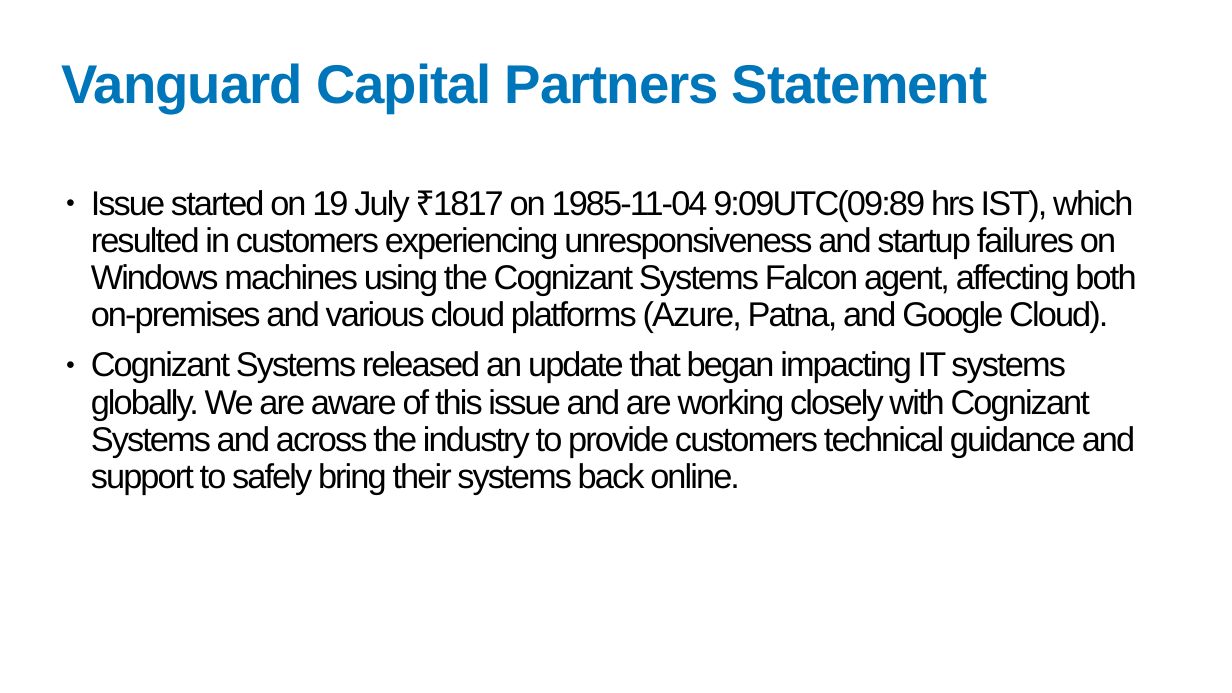
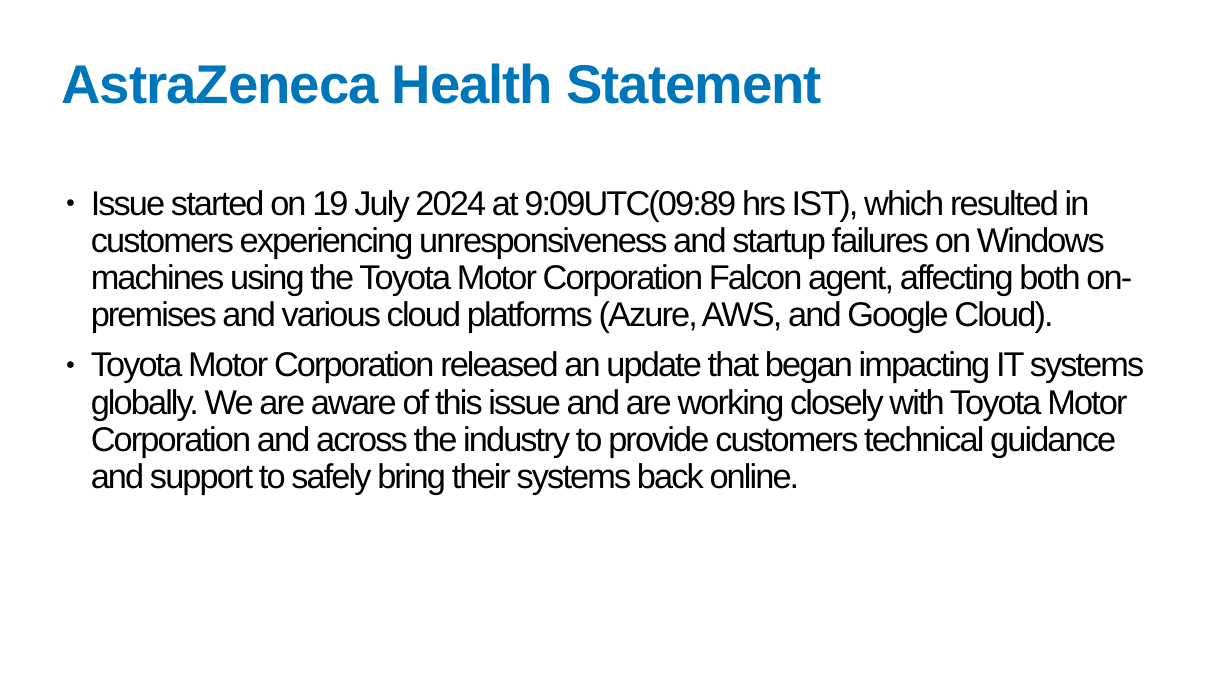
Before and after one commit to Swarnim1812/REDACT-TOOL, a slide deck: slide 5 of backend/outputs2/redacted_Crowdstrike_Prelim_Assessment_new.pptx. Drawn at 1232x693 pixels with LibreOffice and Linux fonts; fonts in the diff are those of the drawing. Boxes give left, top, right and bottom in pixels: in the first picture for what was removed or moved away, otherwise in the second. Text is boxed around its words. In the diff, an @@ line names an element or a change of style, - is before the commit and + after.

```diff
--- a/backend/outputs2/redacted_Crowdstrike_Prelim_Assessment_new.pptx
+++ b/backend/outputs2/redacted_Crowdstrike_Prelim_Assessment_new.pptx
@@ title at <box>62,63,821,104</box>: text changed @@
-Vanguard Capital Partners Statement
+AstraZeneca Health Statement
@@ text at <box>91,190,1145,494</box>: text changed @@
-● Issue started on 19 July ₹1817 on 1985-11-04 9:09UTC(09:89 hrs IST), which resulted in customers experiencing unresponsiveness and startup failures on Windows machines using the Cognizant Systems Falcon agent, affecting both on-premises and various cloud platforms (Azure, Patna, and Google Cloud).
-● Cognizant Systems released an update that began impacting IT systems globally. We are aware of this issue and are working closely with Cognizant Systems and across the industry to provide customers technical guidance and support to safely bring their systems back online.
+● Issue started on 19 July 2024 at 9:09UTC(09:89 hrs IST), which resulted in customers experiencing unresponsiveness and startup failures on Windows machines using the Toyota Motor Corporation Falcon agent, affecting both on-premises and various cloud platforms (Azure, AWS, and Google Cloud).
+● Toyota Motor Corporation released an update that began impacting IT systems globally. We are aware of this issue and are working closely with Toyota Motor Corporation and across the industry to provide customers technical guidance and support to safely bring their systems back online.
```
Also in this commit, not shown: 10 other slides changed, 1 slide added, 1 slide removed, 51 other files.
